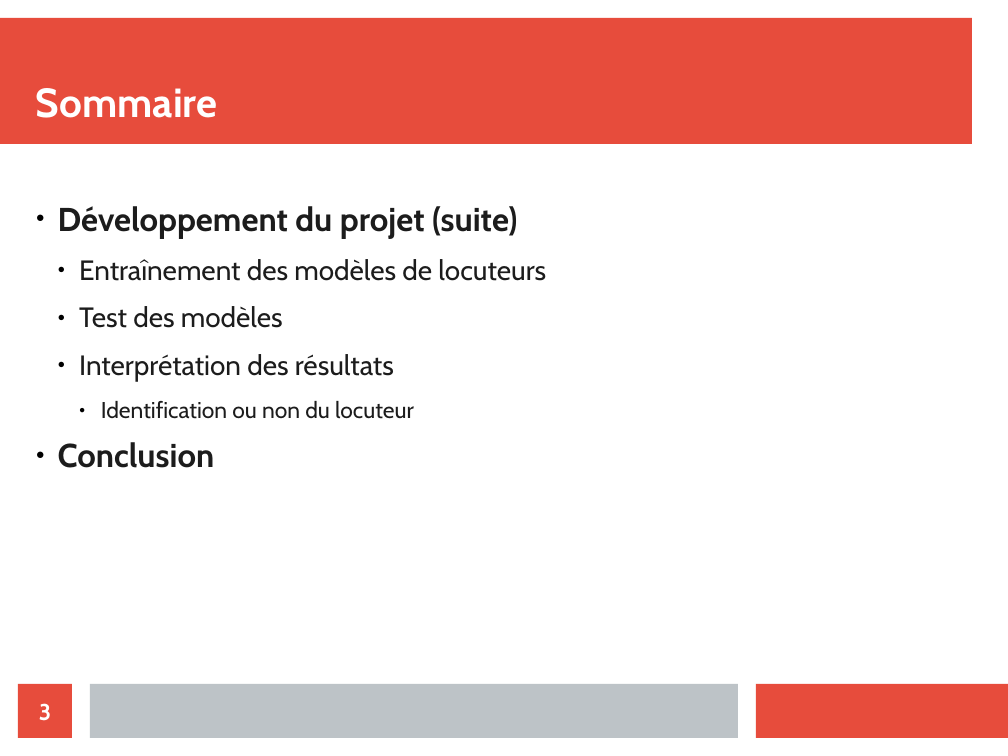
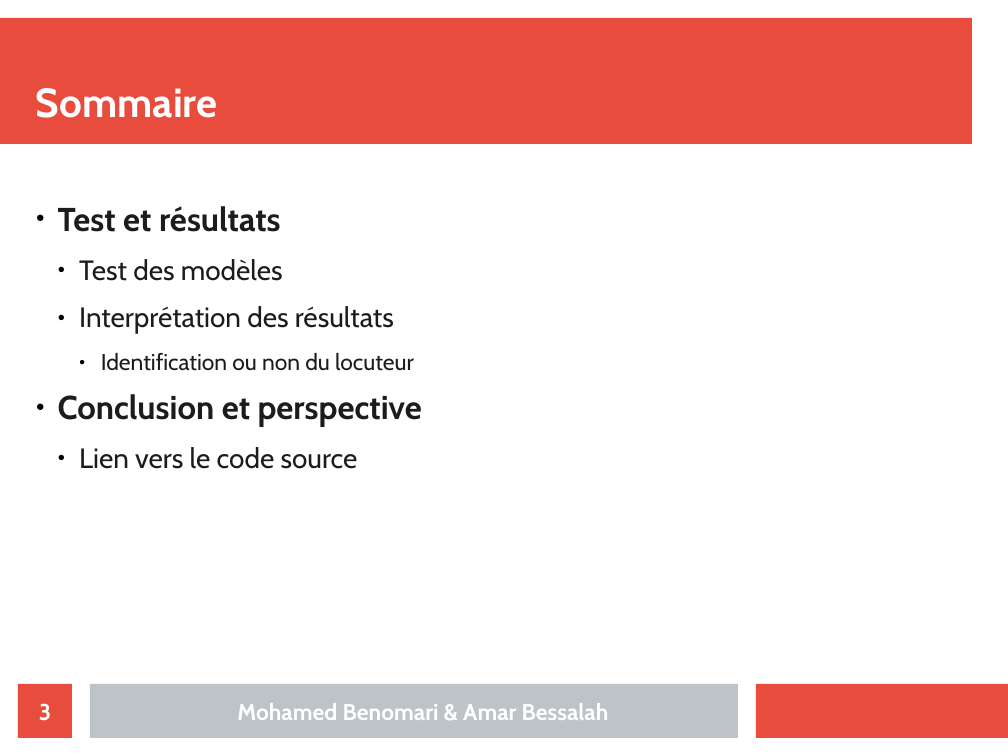
Before and after one commit to bessalahAmar/Speaker-Verification-paris8-, a slide deck: slide 3 of Presentation/diapo.odp. Drawn at 1008x756 pixels with LibreOffice and Linux fonts; fonts in the diff are those of the drawing. Boxes give left, top, right and bottom in pixels: in the first picture for what was removed or moved away, otherwise in the second. Text is boxed around its words. In the diff, an @@ line names an element or a change of style, - is before the commit and + after.

```diff
--- a/Presentation/diapo.odp
+++ b/Presentation/diapo.odp
@@ text at (x1=58, y1=206, x2=281, y2=232): text changed; size 22 to 26 pt; bold on @@
-● Développement du projet (suite)
-  ● Entraînement des modèles de locuteurs
+● Test et résultats
@@ text at (x1=79, y1=447, x2=358, y2=469): text changed @@
-● Conclusion
+● Conclusion et perspective
+  ● Lien vers le code source
@@ text added at (x1=237, y1=703, x2=609, y2=720), 18 pt, text #FFFFFF, bold @@
+Mohamed Benomari & Amar Bessalah
```
Also in this commit, not shown: 3 other slides changed, 17 slides added, 1 slide removed, 9 other files.
